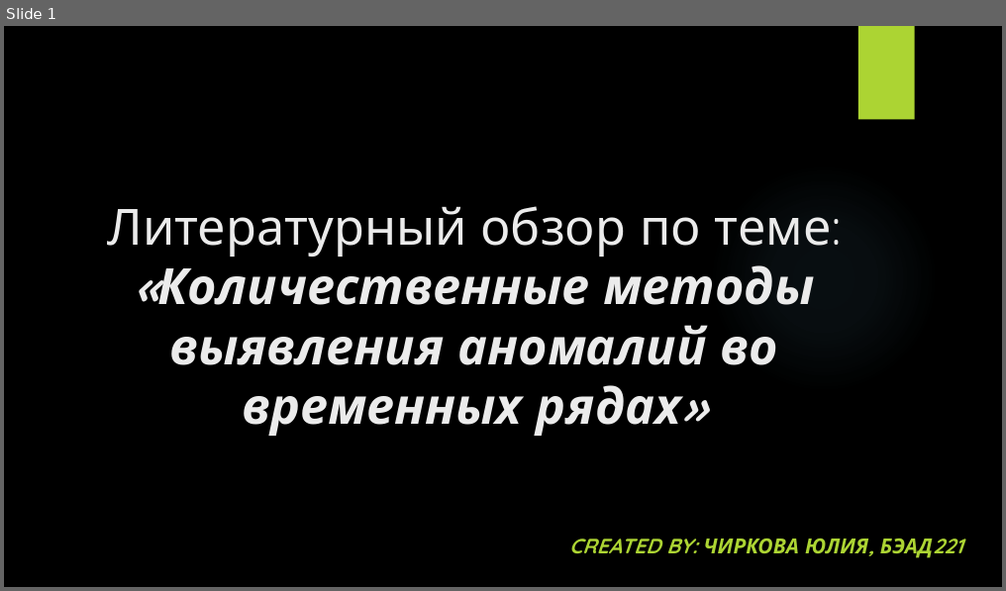
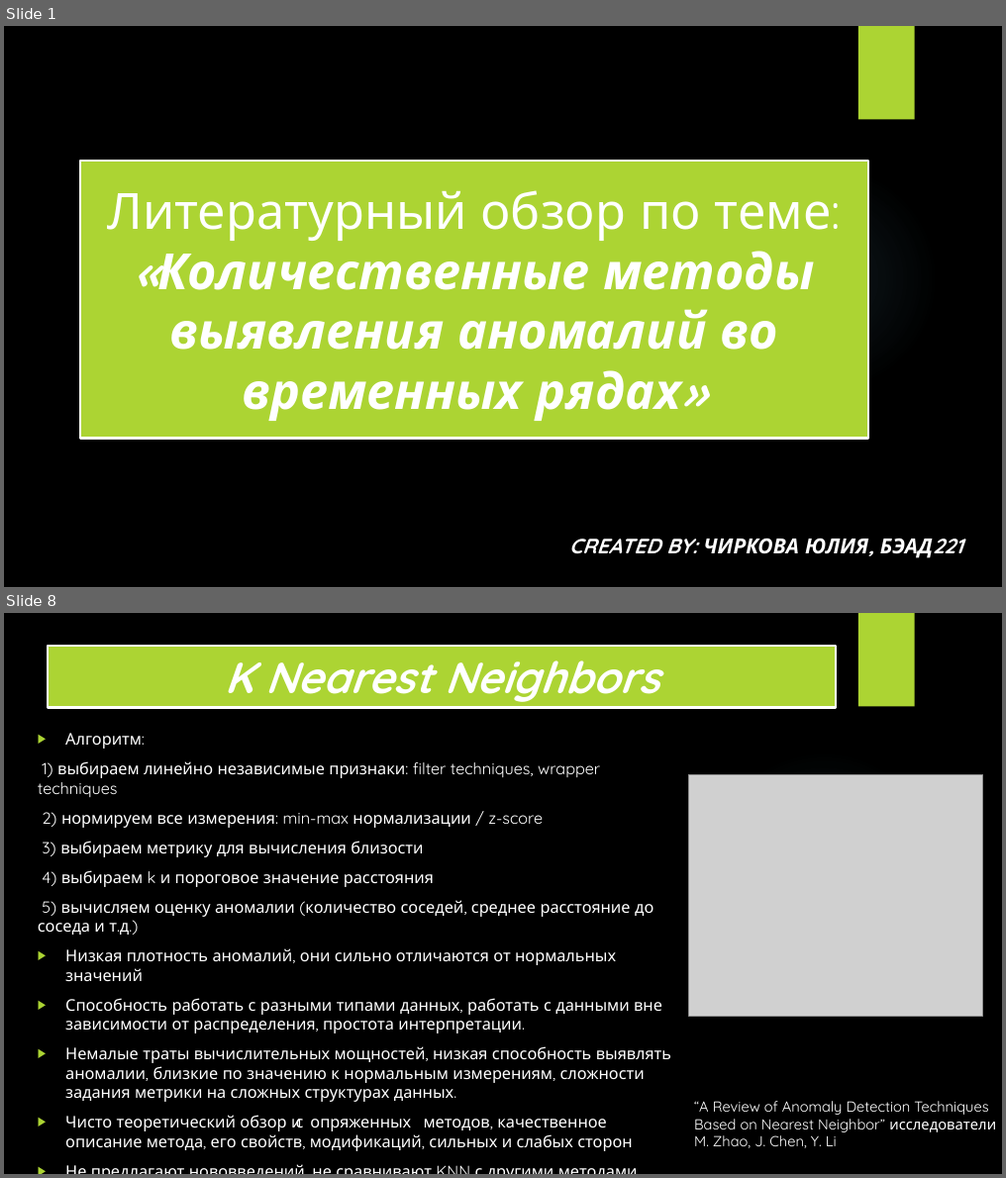
Before and after one commit to romashkova-nina/NIS_Literature_Review, a slide deck: Literature_Review_Presentation.pptx. Shown one above the other, each under a label of ours: slide 1 before the commit, slides 1 and 8 after it; the slides between them are not shown. The pictures are 1006x591 and 1006x1178 pixels, drawn with LibreOffice and Linux fonts; fonts in the diff are those of the drawing; grey boxes stand for pictures; background and template pictures are left out. Boxes give left, top, right and bottom in pixels: in the first picture for what was removed or moved away, otherwise in the second. Text is boxed around its words. In the diff, an @@ line names an element or a change of style, - is before the commit and + after.

```diff
--- a/Literature_Review_Presentation.pptx
+++ b/Literature_Review_Presentation.pptx
@@ slide 8 added at [4, 613, 1002, 1174], background picture (left out); not listed: 2 template elements that a slide beside it also shows @@
@@ title added at [48, 646, 836, 708], fill #ACD433, outline #FFFFFF 2.25 pt, 42 pt, text #FFFFFF, bold, italic @@
+K Nearest Neighbors
@@ text added at [38, 733, 671, 1152], 15.5 pt, text #FFFFFF @@
+▶ Алгоритм:
+1) выбираем линейно независимые признаки: filter techniques, wrapper techniques
+2) нормируем все измерения: min-max нормализации / z-score
+3) выбираем метрику для вычисления близости
+4) выбираем k и пороговое значение расстояния
+5) вычисляем оценку аномалии (количество соседей, среднее расстояние до соседа и т.д.)
+▶ Низкая плотность аномалий, они сильно отличаются от нормальных значений
+▶ Способность работать с разными типами данных, работать с данными вне зависимости от распределения, простота интерпретации.
+▶ Немалые траты вычислительных мощностей, низкая способность выявлять аномалии, близкие по значению к нормальным измерениям, сложности задания метрики на сложных структурах данных.
+▶ Чисто теоретический обзор 𝐾𝑁𝑁 и сопряженных методов, качественное описание метода, его свойств, модификаций, сильных и слабых сторон
+▶ Не предлагают нововведений, не сравнивают KNN с другими методами
@@ picture added at [689, 774, 982, 1017] @@
@@ text added at [694, 1101, 996, 1149], 14 pt, text #FFFFFF @@
+“A Review of Anomaly Detection Techniques Based on Nearest Neighbor” исследователи M. Zhao, J. Chen, Y. Li
@@ slide 1 changed as well @@
@@ title "Литературный обзор по теме: «Количественные ...": place and size @@
-title "Литературный обзор по теме: «Количественные ..." at [107, 206, 832, 436]
+title "Литературный обзор по теме: «Количественные ..." at [80, 161, 868, 439]
@@ title "Литературный обзор по теме: «Количественные ..." at [80, 161, 868, 439]: text colour #EBEBEB to #FFFFFF; vertical alignment bottom to middle; fill none to #ACD433; outline none to #FFFFFF 2.25 pt @@
@@ subtitle "CREATED BY: ЧИРКОВА ЮЛИЯ, БЭАД221" at [569, 538, 868, 555]: text colour #ACD433 to #FFFFFF @@
```
Also in this commit, not shown: 14 other slides added.
